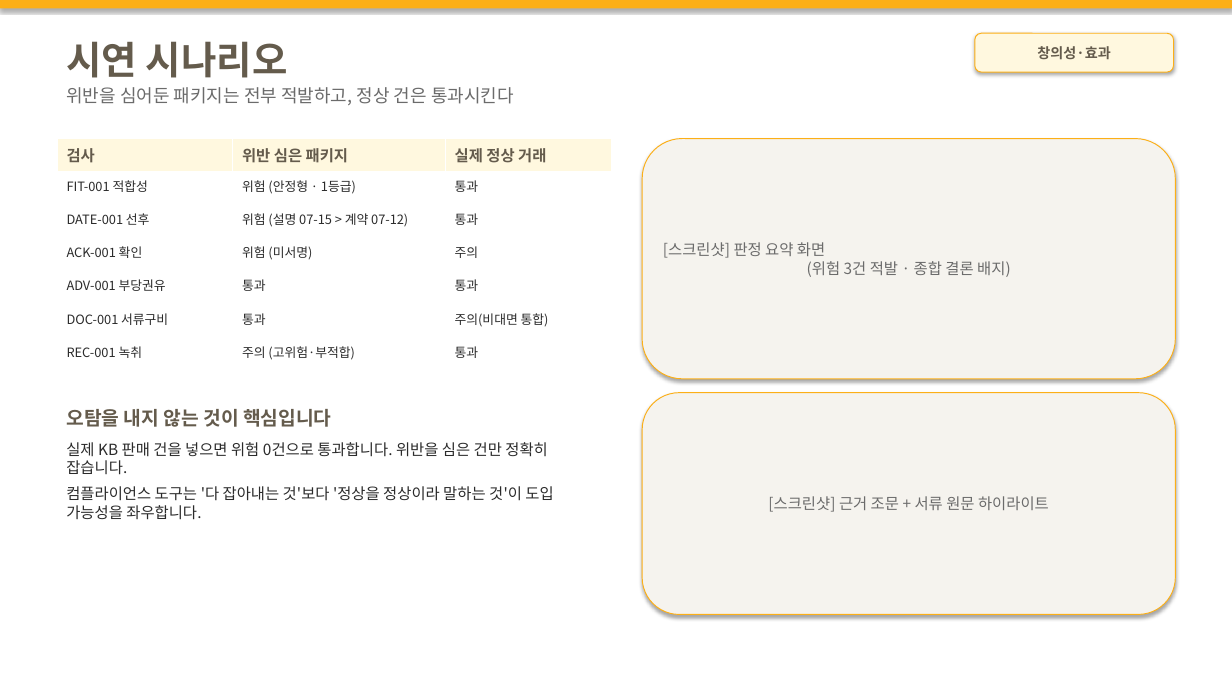
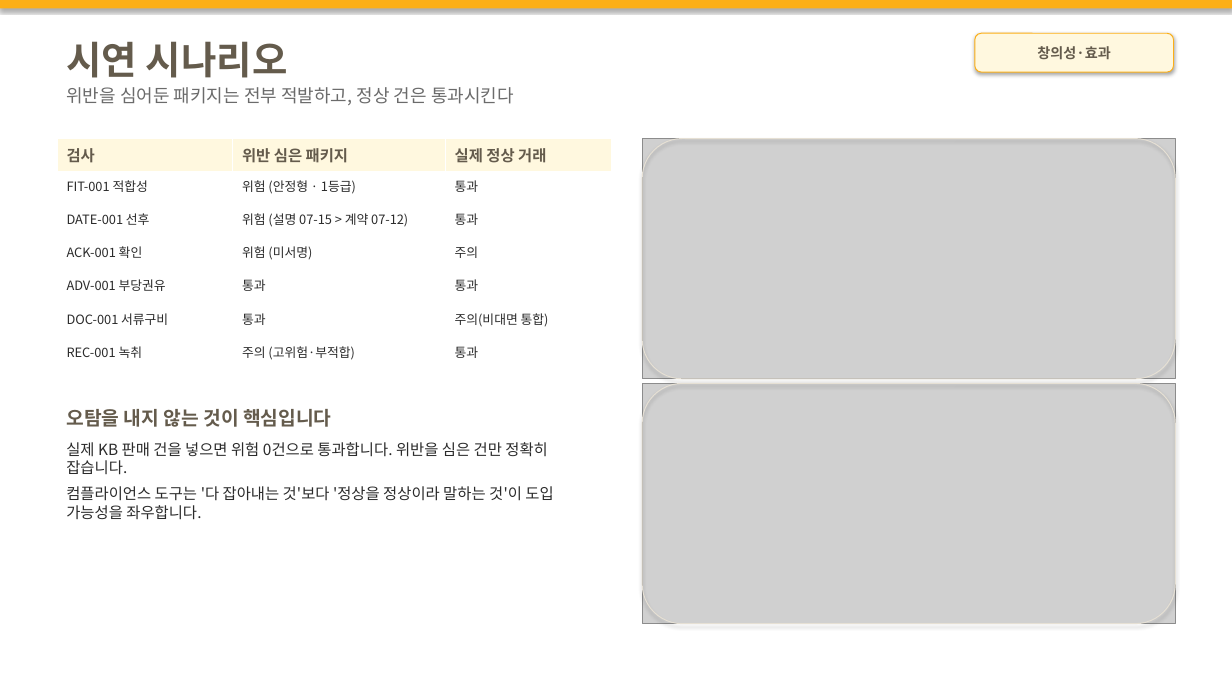
Before and after one commit to M0282/26KBAI_LW, a slide deck: slide 16 of docs/기술설명서_초안.pptx. Drawn at 1232x693 pixels with LibreOffice and Linux fonts; fonts in the diff are those of the drawing; grey boxes stand for pictures. Boxes give left, top, right and bottom in pixels: in the first picture for what was removed or moved away, otherwise in the second. Text is boxed around its words. In the diff, an @@ line names an element or a change of style, - is before the commit and + after.

```diff
--- a/docs/기술설명서_초안.pptx
+++ b/docs/기술설명서_초안.pptx
@@ rounded rectangle at box(642, 139, 1176, 379): fill #F5F3EE to none; outline #FCAF17 0.75 pt to #E6E0D4 0.75 pt @@
@@ picture added at box(642, 139, 1176, 379) @@
@@ text in rounded rectangle at box(663, 242, 1011, 277): text removed @@
-[스크린샷] 판정 요약 화면
-(위험 3건 적발 · 종합 결론 배지)
@@ rounded rectangle at box(642, 384, 1176, 624): fill #F5F3EE to none; outline #FCAF17 0.75 pt to #E6E0D4 0.75 pt @@
@@ rounded rectangle: place and size @@
-rounded rectangle at box(642, 393, 1176, 615)
+rounded rectangle at box(642, 384, 1176, 624)
@@ picture added at box(642, 384, 1176, 624) @@
@@ text in rounded rectangle at box(768, 496, 1049, 512): text removed @@
-[스크린샷] 근거 조문 + 서류 원문 하이라이트
```
Also in this commit, not shown: 1 slide added, 8 other files.
